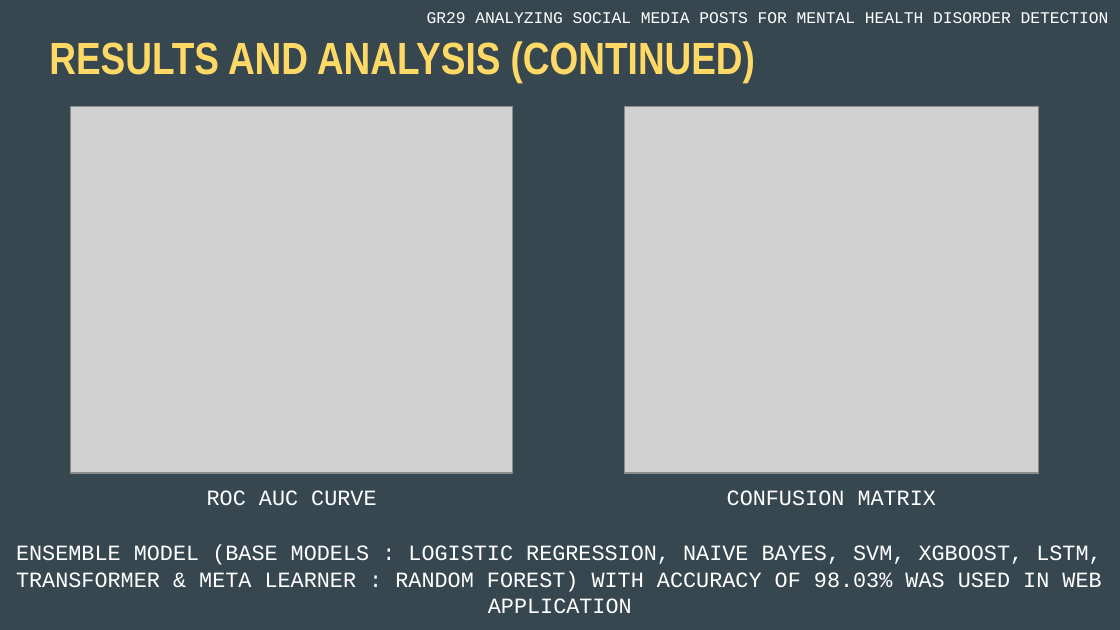
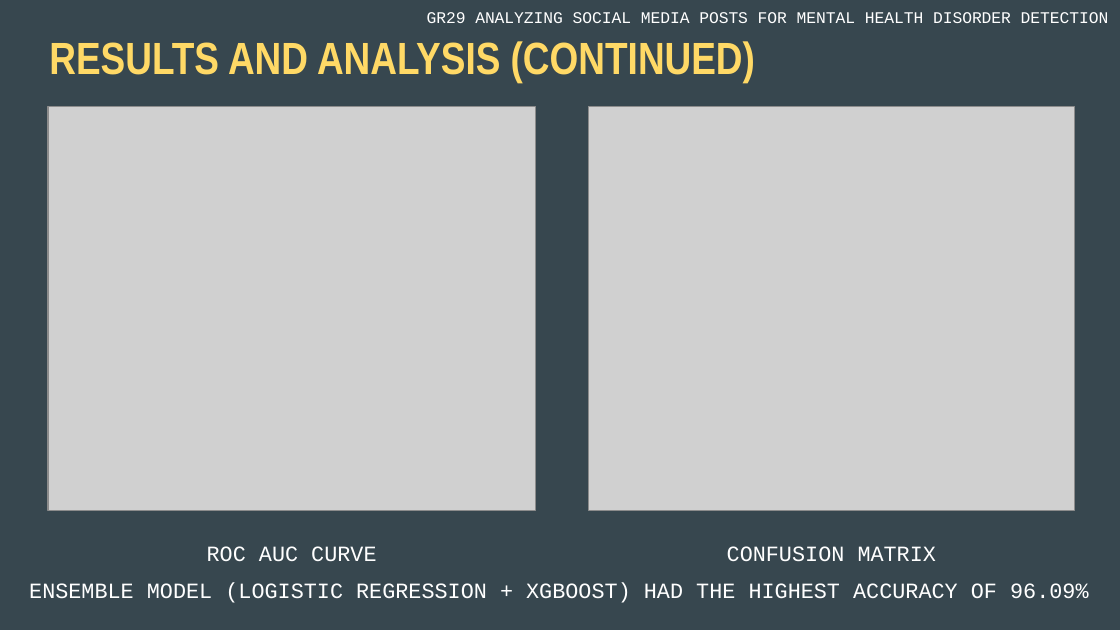
Before and after one commit to arkapg211002/MAFSMBMDDPWI-FYP-2025, a slide deck: slide 18 of OTHER FILES/GR29 ASMPFMHDD SLIDE-DECK.pptx. Drawn at 1120x630 pixels with LibreOffice and Linux fonts; fonts in the diff are those of the drawing; grey boxes stand for pictures. Boxes give left, top, right and bottom in pixels: in the first picture for what was removed or moved away, otherwise in the second. Text is boxed around its words. In the diff, an @@ line names an element or a change of style, - is before the commit and + after.

```diff
--- a/OTHER FILES/GR29 ASMPFMHDD SLIDE-DECK.pptx
+++ b/OTHER FILES/GR29 ASMPFMHDD SLIDE-DECK.pptx
@@ picture: place and size @@
-picture at [71,106,513,473]
+picture at [48,106,535,511]
@@ picture: place and size @@
-picture at [625,106,1038,473]
+picture at [589,106,1075,511]
@@ text "ROC AUC CURVE": place and size @@
-text "ROC AUC CURVE" at [207,490,376,505]
+text "ROC AUC CURVE" at [207,546,376,561]
@@ text "CONFUSION MATRIX": place and size @@
-text "CONFUSION MATRIX" at [727,490,936,505]
+text "CONFUSION MATRIX" at [727,546,936,561]
@@ text at [29,582,1088,603]: text changed @@
-ENSEMBLE MODEL (BASE MODELS : LOGISTIC REGRESSION, NAIVE BAYES, SVM, XGBOOST, LSTM, TRANSFORMER & META LEARNER : RANDOM FOREST) WITH ACCURACY OF 98.03% WAS USED IN WEB APPLICATION
+ENSEMBLE MODEL (LOGISTIC REGRESSION + XGBOOST) HAD THE HIGHEST ACCURACY OF 96.09%
```
Also in this commit, not shown: 5 other slides changed, 1 slide removed, 2 other files.
